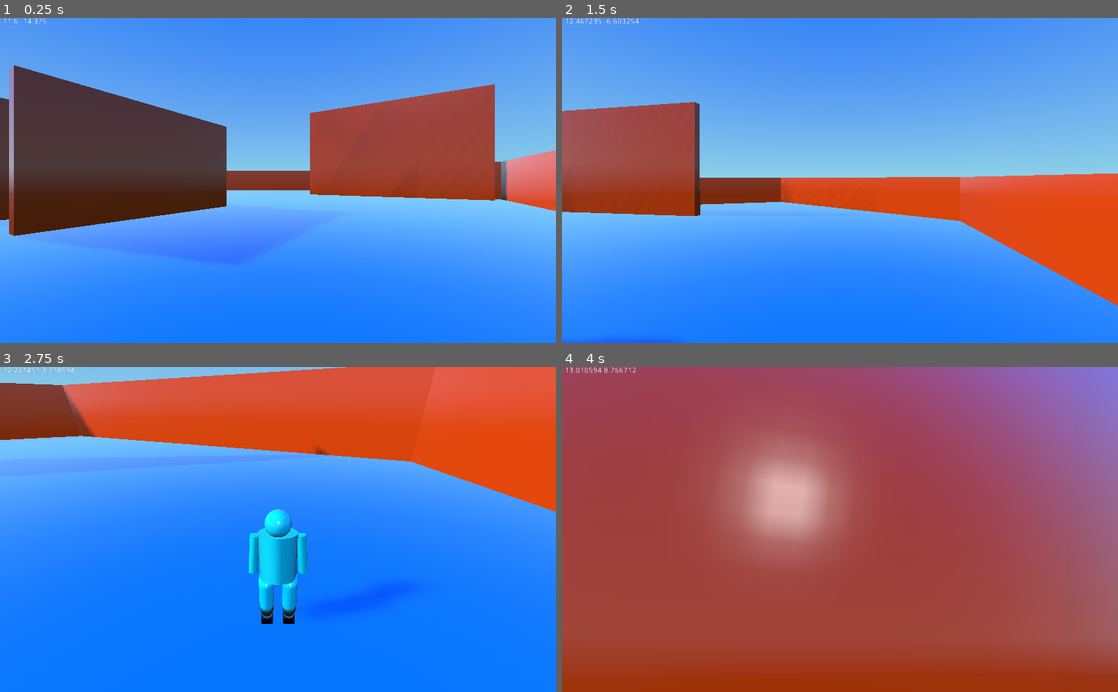
Above: before the commit, frames 1-4 (two rows, left to right).
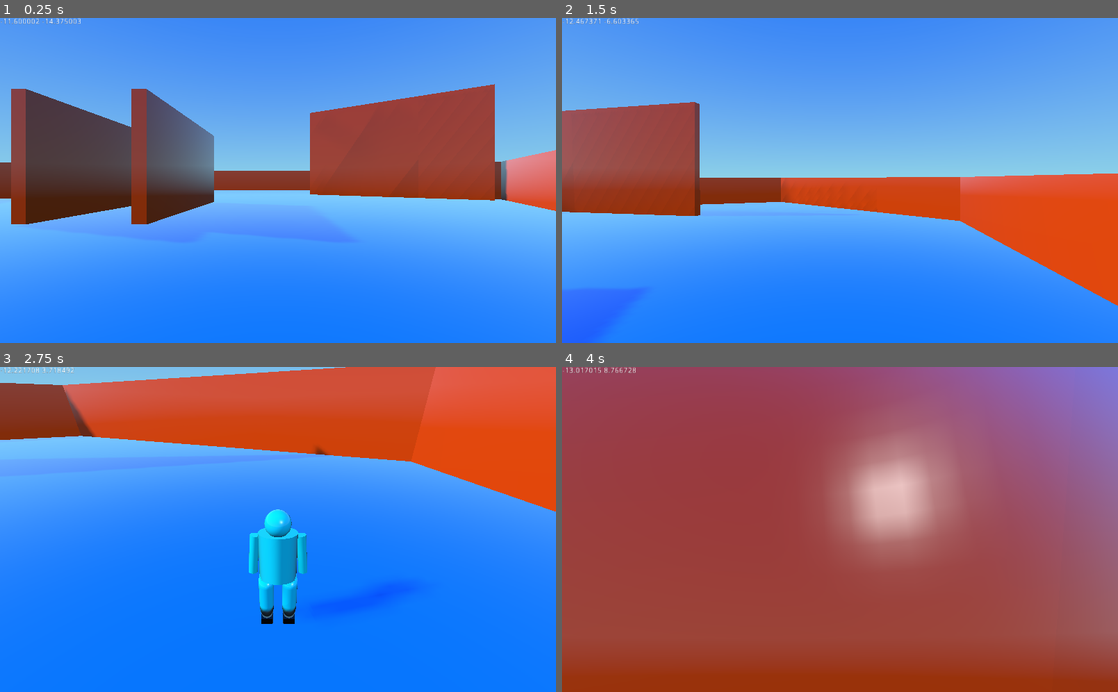
Above: after the commit, the same moments.

Repository: mrazeja7/mazes
Game: Godot game, scene res://hexa_maze.tscn
Two runs of this game, one before a commit and one after it. Both use one fixed random seed, a clock stepped at 60 frames per second and the inputs below. The project has no main scene, so this scene is started directly.
Inputs (mouse positions are in pixels of both pictures, inside the frame that each line leads up to):
- Up to frame 1 (0.25 s): no input
- Up to frame 2 (1.5 s): tap Enter at 0.5 s; move the mouse to (867, 180) at 0.52 s; hold C 0.53-1.28 s; hold Up (ui_up) from 0.53 s (still down); tap Space at 0.77 s; move the mouse to (812, 180) at 1.27 s; tap F at 1.35 s
- Up to frame 3 (2.75 s): keep holding Up (ui_up); tap Space at 1.52 s; move the mouse to (289, 523) at 2.02 s; hold C from 2.03 s (still down)
- Up to frame 4 (4 s): keep holding Up (ui_up); move the mouse to (834, 536) at 2.77 s; release C at 2.78 s; tap F at 2.85 s; tap Space at 3.02, 3.77 s; move the mouse to (878, 532) at 3.52 s; hold C from 3.53 s (still down)

The runs differ from the first frame. In frame 1, 9.6% of the frame differs, in the area x 0-48%, y 0-76%; in frame 2, 1.9%; in frame 3, less than 0.1%; in frame 4, 14%, in the area x 4-74%, y 0-61%.
Error in both runs: Invalid get index 'visible' (on base: 'null instance'). (res://scripts/player.gd:83)

Commit message:
rotated whole map 30 deg to reduce 3d editor annoyance

Diff:
--- a/hexa_maze.tscn
+++ b/hexa_maze.tscn
@@ -7,6 +7,8 @@
 [ext_resource path="res://scripts/player.gd" type="Script" id=5]
 
 [node name="maze" type="Spatial" index="0"]
+
+transform = Transform( 0.866025, 0, -0.5, 0, 1, 0, 0.5, 0, 0.866025, 0, 0, 0 )
 
 [node name="floor" parent="." index="0" instance=ExtResource( 1 )]
 
@@ -79,7 +81,7 @@
 [node name="corridor" type="Spatial" parent="corridors" index="0"]
 
 editor/display_folded = true
-transform = Transform( 0, 0, -1, 0, 1.5, 0, 1.35, 0, -5.3644e-08, 1.73205, 3.2, -219.5 )
+transform = Transform( 0.675, 0, -0.866025, 0, 1.5, 0, 1.16913, 0, 0.5, 1.73205, 3.2, -219.5 )
 _sections_unfolded = [ "Transform" ]
 
 [node name="wall2" parent="corridors/corridor" index="0" instance=ExtResource( 2 )]
